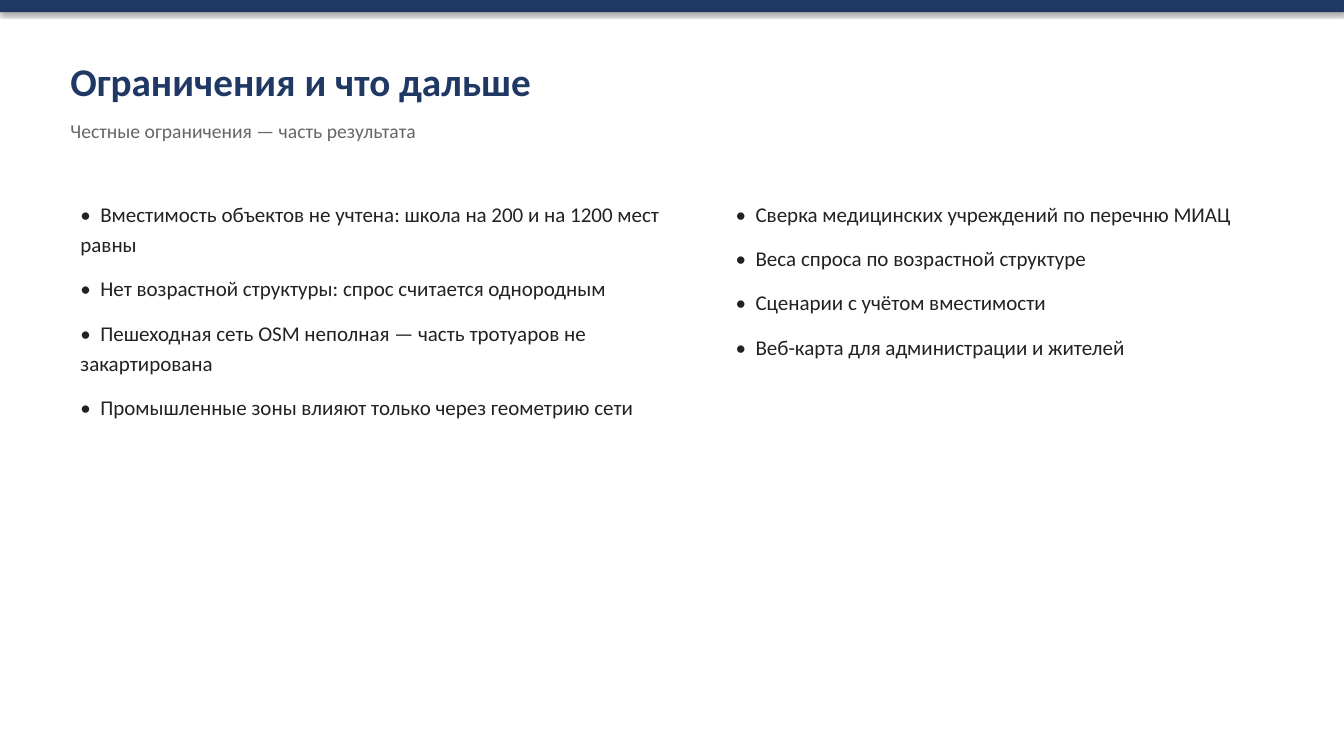
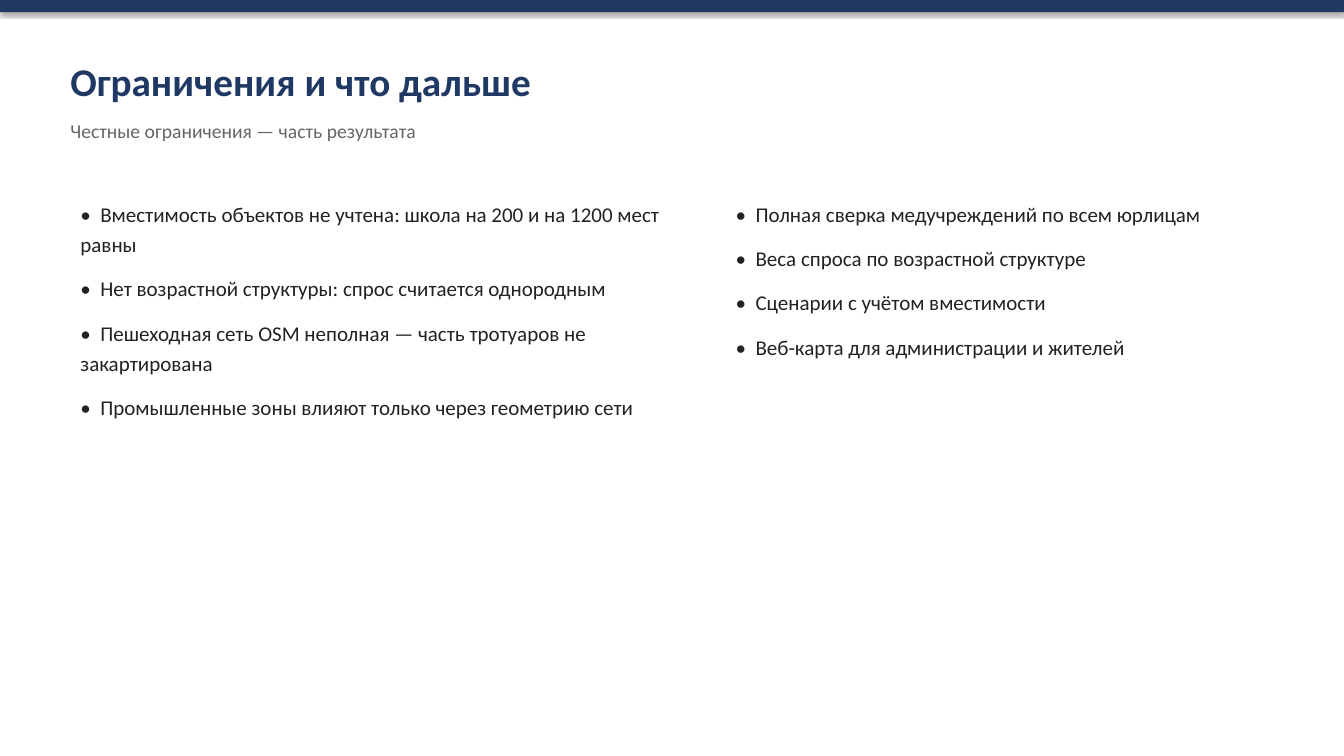
Before and after one commit to Geraks7/kamensk-accessibility, a slide deck: slide 7 of presentation.pptx. Drawn at 1344x756 pixels with LibreOffice and Linux fonts; fonts in the diff are those of the drawing. Boxes give left, top, right and bottom in pixels: in the first picture for what was removed or moved away, otherwise in the second. Text is boxed around its words. In the diff, an @@ line names an element or a change of style, - is before the commit and + after.

Commit message:
feat: verify medical facilities of the main provider
02d_medical_check.py сверяет 7 площадок ГАУЗ СО «Городская больница г. Каменск-Уральский» с OSM: все 7 найдены в радиусе 50 м. Полный реестр городской медицины недоступен — сеть разбита между юрлицами, PDF МИАЦ содержит только сельские ОВП/ФАП. Ограничение зафиксировано в README и методике.

```diff
--- a/presentation.pptx
+++ b/presentation.pptx
@@ text at (x1=756, y1=207, x2=1200, y2=226): text changed @@
-• Сверка медицинских учреждений по перечню МИАЦ
+• Полная сверка медучреждений по всем юрлицам
```
Also in this commit, not shown: 7 other files.
